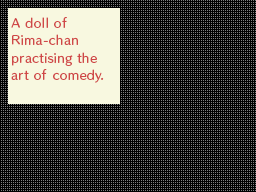
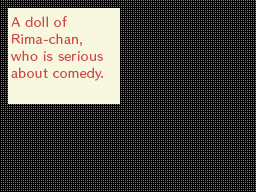
Layers edited between the first and the second 256 x 192 image:
added layer "A doll of Rima-chan, who is serious about comedy." above "A doll of the childish Ace’s Chair, Yaya-chan." over bbox(11, 16, 104, 81)
renamed "A doll of Rima-chan practising the art of comedy." to "A doll of the lead heroine, Amu-chan!", hid it, painted on it over bbox(11, 16, 104, 83)
